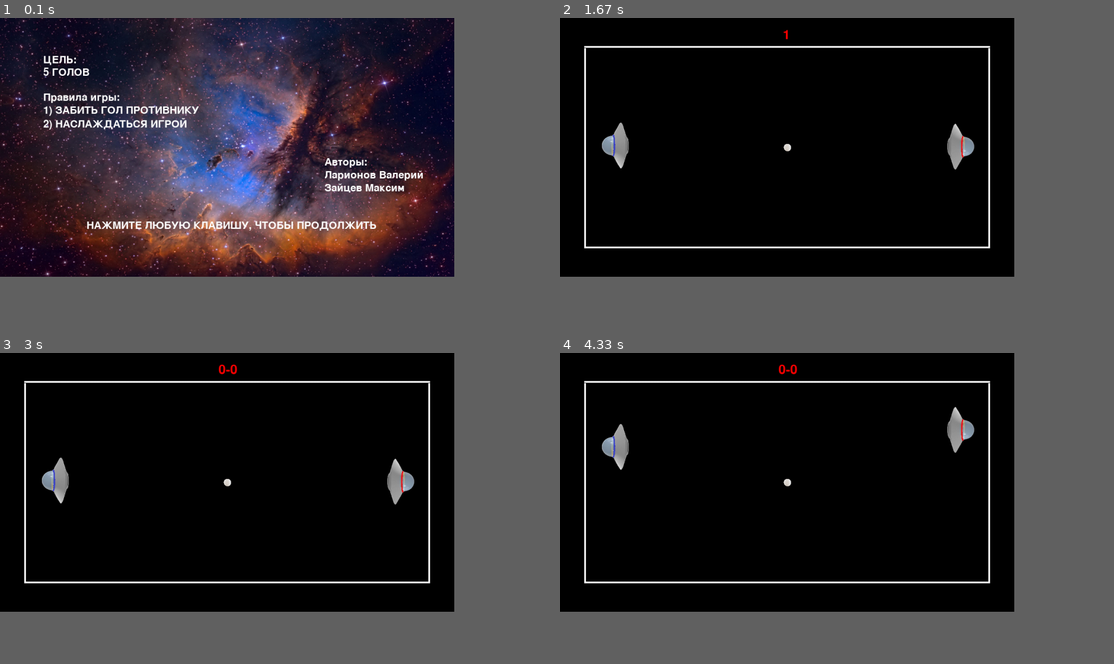
Above: before the commit, frames 1-4 (two rows, left to right).
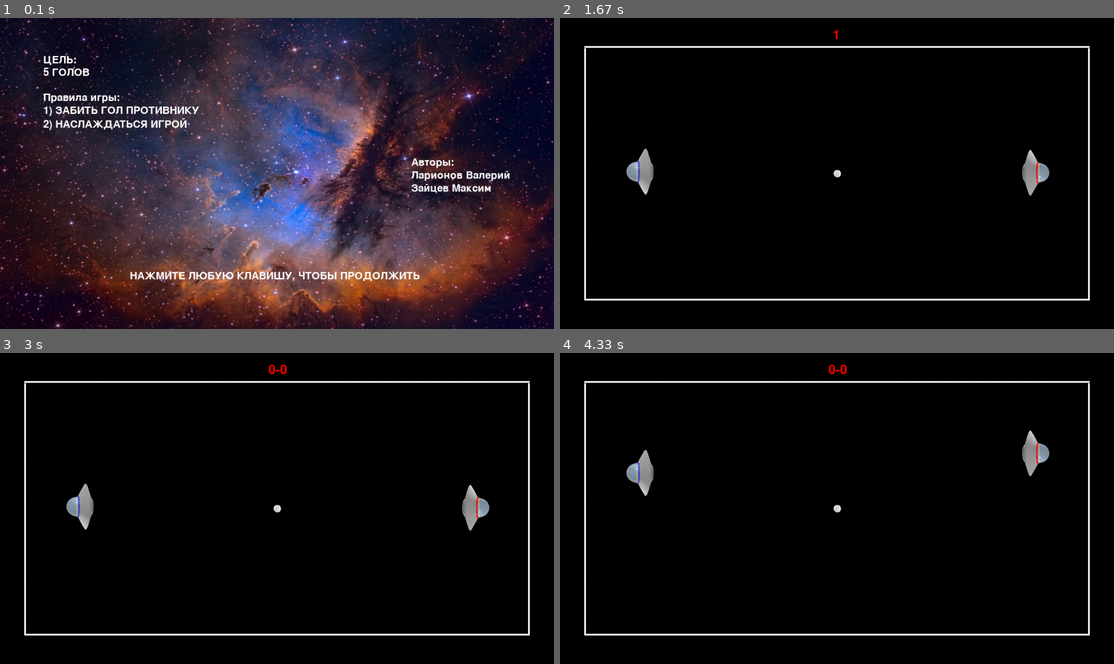
Above: after the commit, the same moments.

Repository: valera-creator/pygame_ping_pong
Game: pygame game, started from main.py
The game is run twice, just before and just after one commit, with the same random seed, the same clock (stepped at 60 frames per second) and the same inputs.
Inputs (mouse positions are in pixels of both pictures, inside the frame that each line leads up to):
- Up to frame 1 (0.1 s): no input
- Up to frame 2 (1.67 s): click (837, 173) at 0.38 s
- Up to frame 3 (3 s): no input
- Up to frame 4 (4.33 s): hold Up 3.17-3.63 s; hold Up 3.67-4.03 s; tap W at 3.73, 4.13 s; hold Up from 4.07 s (still down)
In our replay, the window is 738x421 before the commit and 900x506 after it. These sizes can differ from the game's own. Grey fills any space a smaller window leaves; there, only what the larger window draws over its background counts as a difference.

The runs differ from the first frame. In frame 1, 71% of the frame differs, in the area x 0-100%, y 0-100%; in frame 2, 3.9%; in frame 3, 4.0%; in frame 4, 4.0%.

Commit message:
увеличение размеров окна, подстройка текста стартового окна под новый размер окна, изменение y1, y2 в player.py

Diff:
--- a/main.py
+++ b/main.py
@@ -6,6 +6,12 @@
 
 
 def start_game(screen, width, height, goals):
+    """
+    фразы в text_right нужны, чтобы отобразить их справа
+    фразы в text_middle нужны, тчобы отобразить по середине
+    intro_text - все фразы стартового окна
+    """
+
     bkground = os.path.join('assets', 'images', 'phon.jpg')
     fon = pygame.transform.scale(pygame.image.load(bkground), (width, height))
     screen.blit(fon, (0, 0))
@@ -26,8 +32,7 @@
         "Авторы:",
         "Ларионов Валерий",
         "Зайцев Максим",
-        "",
-        "",
+        "", "", "", "", "", "",
         "НАЖМИТЕ ЛЮБУЮ КЛАВИШУ, ЧТОБЫ ПРОДОЛЖИТЬ"
     ]
 
@@ -39,9 +44,9 @@
         coords_y += 5
 
         if line in text_right:
-            intro_rect.x = 750
+            intro_rect.x = 950
         elif line in text_middle:
-            intro_rect.x = 200
+            intro_rect.x = 300
         else:
             intro_rect.x = 100
         coords_y += intro_rect.height
@@ -88,7 +93,7 @@
 if __name__ == '__main__':
     running = True
 
-    width, height = 1050, 600  # 1280 720
+    width, height = 1280, 720
     fps = 60
     colors = {0: 'black', 1: 'red', 2: 'blue', 3: 'green', 4: 'orange', 5: 'fuchsia', 6: 'white'}
     cur_color = 0
--- a/player.py
+++ b/player.py
@@ -48,7 +48,7 @@
 
         y1, y2 - когда не нужно менять направления из-за багов с границами сверху и снизу
         """
-        y1, y2 = 28, 372
+        y1, y2 = 29, 494
 
         if self.need_go:
             if self.click and (self.up or self.down) and y1 < self.rect.y < y2:
